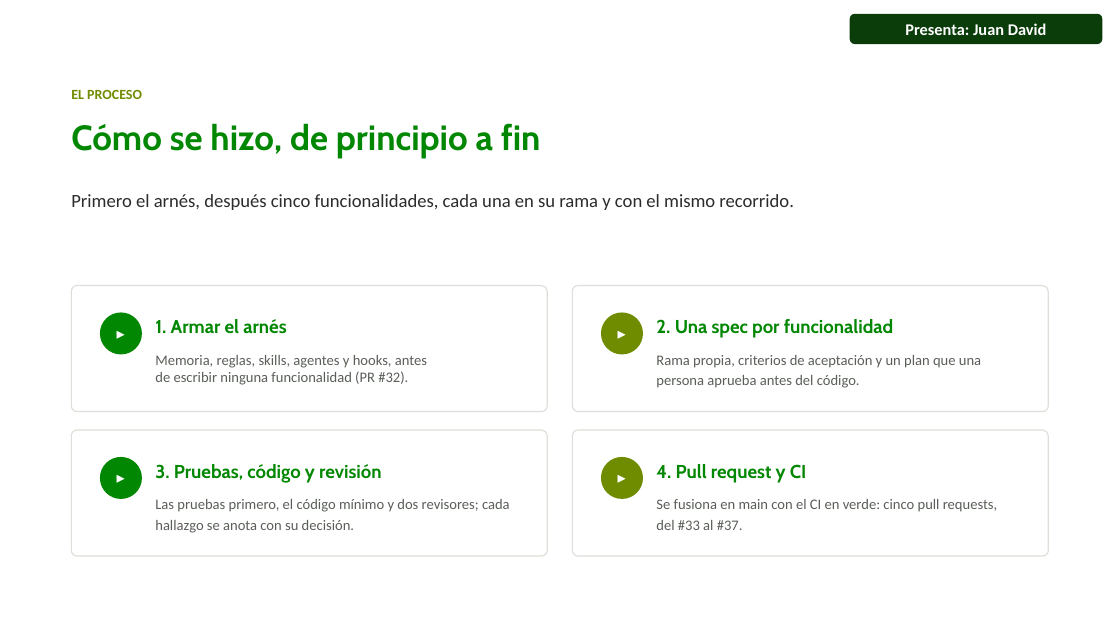
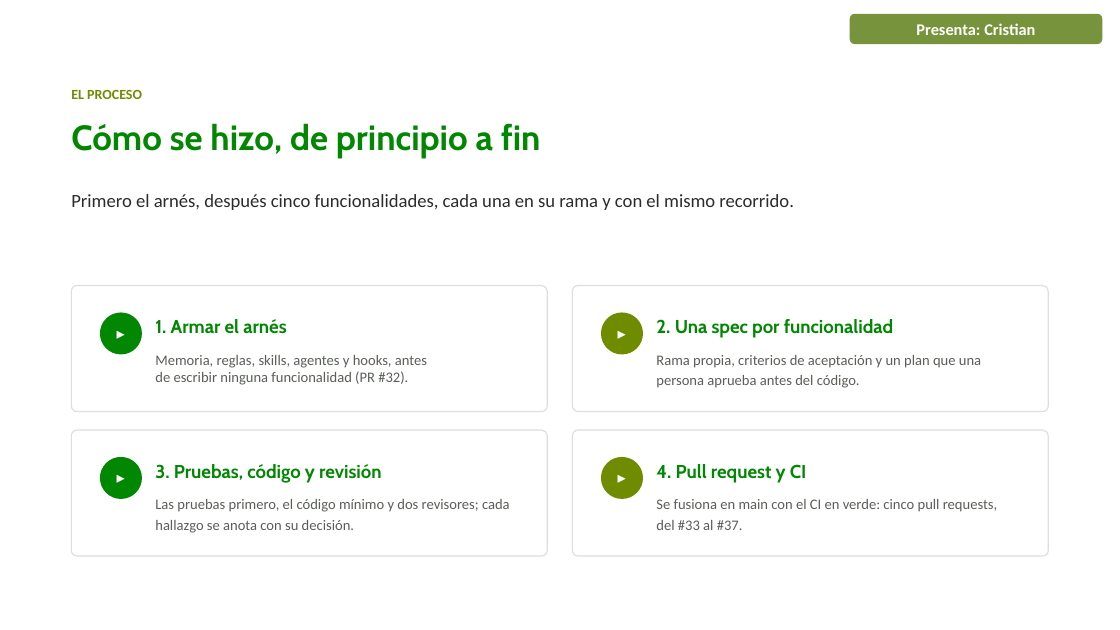
Before and after one commit to juandadevp/cuentasclaras, a slide deck: slide 8 of docs/Exposicion_Cuentas_Claras_con_responsables.pptx. Drawn at 1120x630 pixels with LibreOffice and Linux fonts; fonts in the diff are those of the drawing; background and template pictures are left out. Boxes give left, top, right and bottom in pixels: in the first picture for what was removed or moved away, otherwise in the second. Text is boxed around its words. In the diff, an @@ line names an element or a change of style, - is before the commit and + after.

```diff
--- a/docs/Exposicion_Cuentas_Claras_con_responsables.pptx
+++ b/docs/Exposicion_Cuentas_Claras_con_responsables.pptx
@@ rounded rectangle "Presenta: Cristian" at (x1=850, y1=13, x2=1103, y2=44): fill #0B3D0B to #77933C @@
@@ text in rounded rectangle at (x1=916, y1=23, x2=1035, y2=35): text changed @@
-Presenta: Juan David
+Presenta: Cristian
```
Also in this commit, not shown: 12 other slides changed, 1 slide removed, 1 other file.
